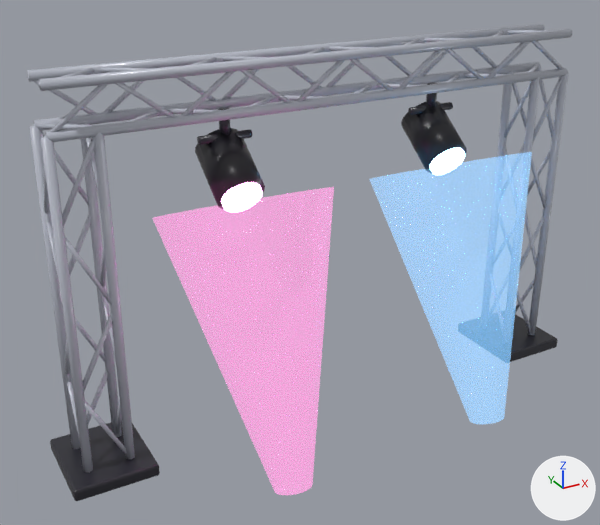
The Blender file art/blender/decor_trussLights.blend: old version first, new version second.
Camera for both pictures: a 50 mm camera at (-1.6, -2.64, 1.97) aimed at (-0.2, -0.1, 0.7). The axes (+X, +Y, +Z) are drawn at lower right. The lights are the same throughout. The picture after the commit comes second.

Script lines for the objects in view, before the commit:
```python
me_cone = bpy.data.meshes.new('Cone')
me_cone.from_pydata(...)  # a 24-sided cut cone along z (radius 0.07 at the low end, 0.32 at the high end) spanning x -0.32..0.32, y -0.32..0.32, z -0.5..0.5
me_cone.materials.append(mat_beam0)  # pink #ff89da, glowing pink #ff89da
me_cone_001 = bpy.data.meshes.new('Cone.001')
me_cone_001.from_pydata(...)  # a 24-sided cut cone along z (radius 0.07 at the low end, 0.32 at the high end) spanning x -0.32..0.32, y -0.32..0.32, z -0.5..0.5
me_cone_001.materials.append(mat_beam1)  # blue #89cbff, glowing blue #89cbff
me_cylinder_003 = bpy.data.meshes.new('Cylinder.003')
me_cylinder_003.from_pydata(...)  # an 8-sided cylinder along z spanning x -0.018..0.018, y -0.018..0.018, z -0.625..0.625
me_cylinder_003.polygons.foreach_set('use_smooth', [True] * 10)
me_cylinder_003.materials.append(mat_b2_b8bcc80_250_01)  # light grey #b8bcc8
ob_beam0 = bpy.data.objects.new('Beam0', me_cone)
ob_beam0.parent = ob_decor_trusslights
ob_beam0.location = (-0.45, -0.32, 0.51)
ob_beam0.rotation_euler = (-0.352, 0.0, 0.0)  # degrees (-20, 0, 0)
ob_beam0.scale = (1.0, 1.0, 1.04)
ob_beam1 = bpy.data.objects.new('Beam1', me_cone_001)
ob_beam1.parent = ob_decor_trusslights
ob_beam1.location = (0.45, -0.32, 0.51)
ob_beam1.rotation_euler = (-0.352, 0.0, 0.0)  # degrees (-20, 0, 0)
ob_beam1.scale = (1.0, 1.0, 1.04)
ob_col_1_0rod3 = bpy.data.objects.new('Col-1.0Rod3', me_cylinder_003)
ob_col_1_0rod3.parent = ob_decor_trusslights
ob_col_1_0rod3.location = (-1.08, 0.08, 0.675)
# also in view: 'Col1.0Rod0' at (0.92, -0.08, 0.67); 'Col-1.0Rod1' at (-0.92, -0.08, 0.67); 'Can1' at (0.45, -0.03, 1.09); 'Can0' at (-0.45, -0.03, 1.09); 'BeamRod1' at (0.0, 0.08, 1.3)
```
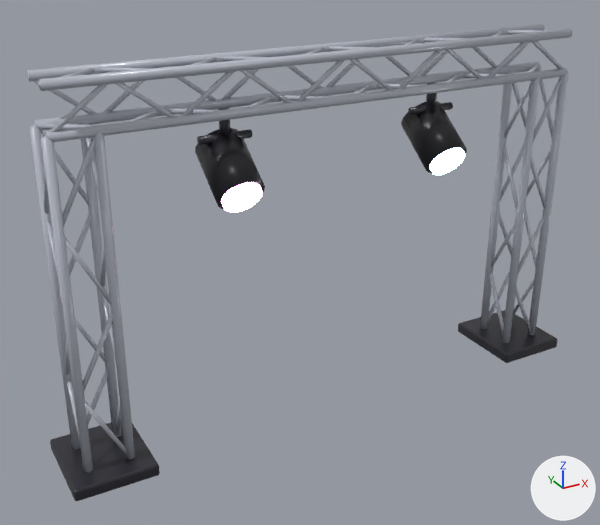
The edits, one by one:
Object 'Beam0' (ob_beam0) is deleted.
Object 'Beam1' (ob_beam1) is deleted.

Pixel boxes (x1, y1, x2, y2) of what changed, in the pictures (600 x 525 px):
'Beam0', deleted
    before: (152, 187, 334, 495)
'Beam1', deleted
    before: (369, 152, 532, 424)
